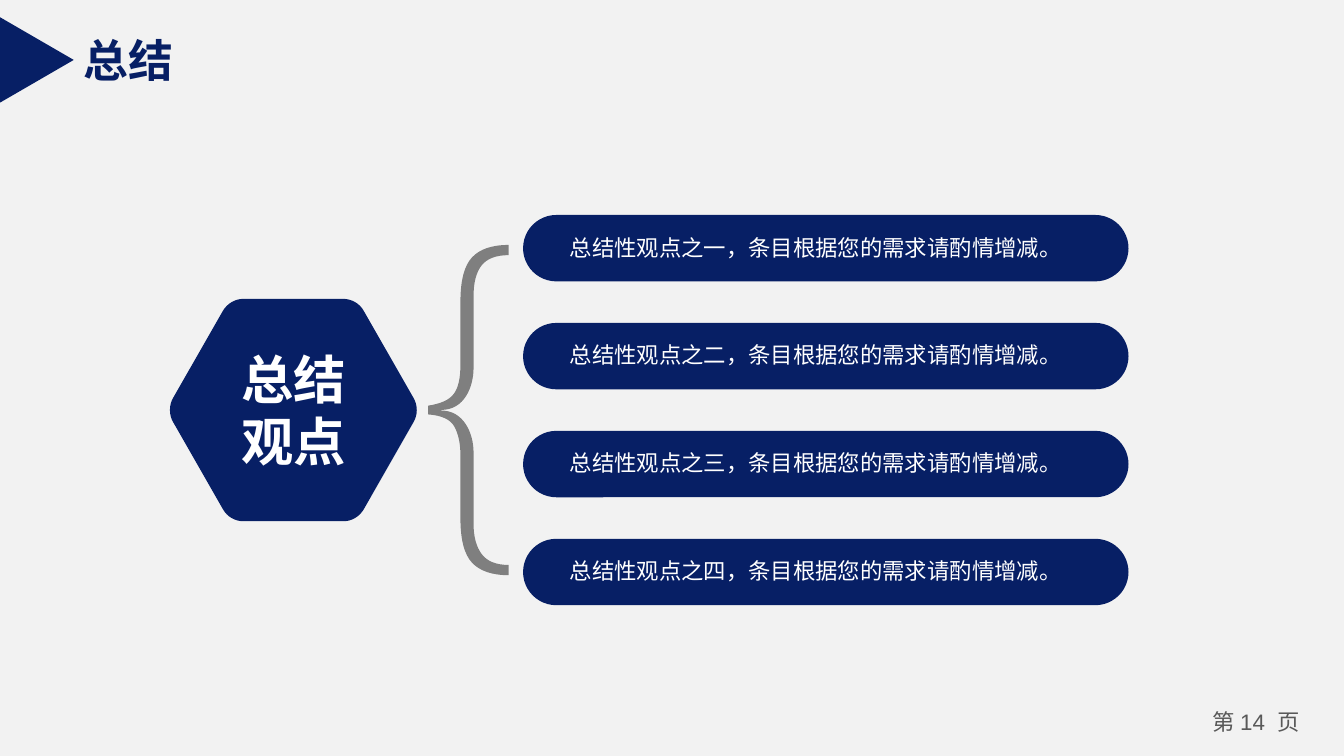
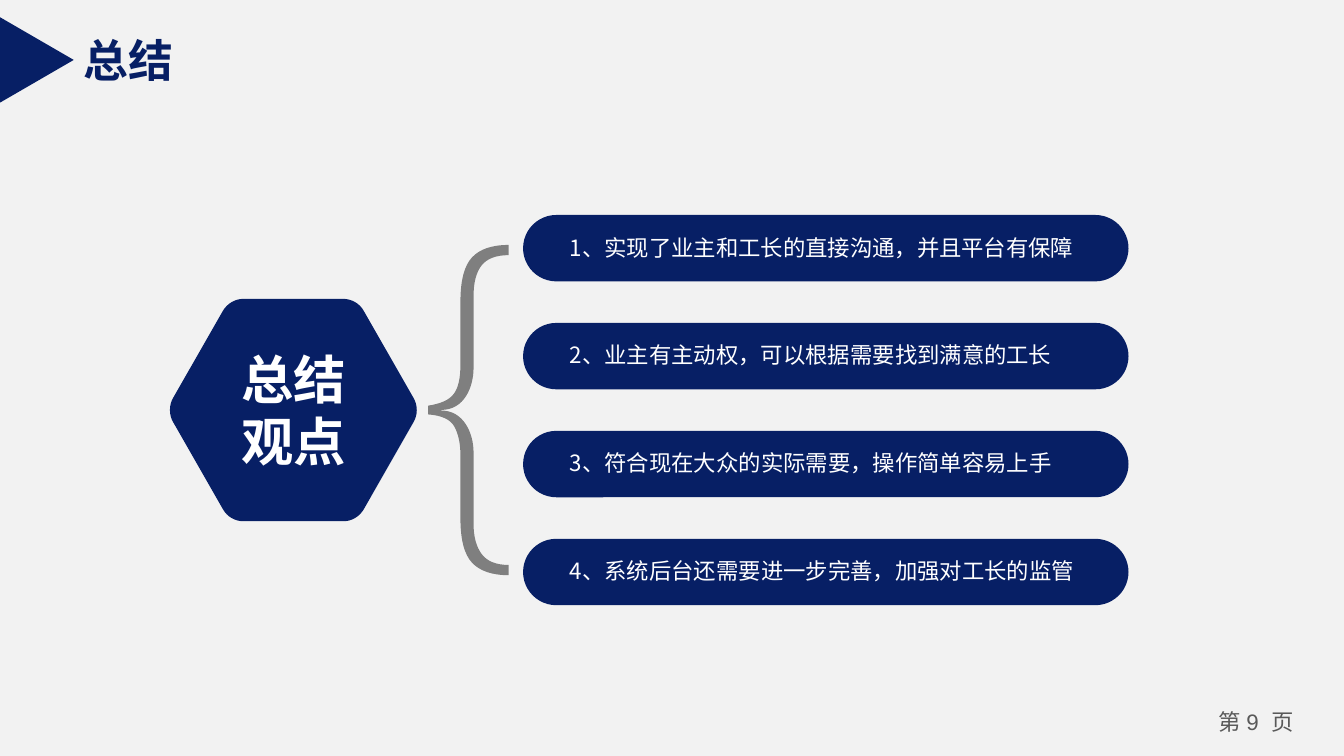
Before and after one commit to 19802358620/Course, a slide deck: slide 9 of 演示ppt/诚信工长装修平台的设计与实现.pptx (slide 14 before the commit). Drawn at 1344x756 pixels with LibreOffice and Linux fonts; fonts in the diff are those of the drawing. Boxes give left, top, right and bottom in pixels: in the first picture for what was removed or moved away, otherwise in the second. Text is boxed around its words. In the diff, an @@ line names an element or a change of style, - is before the commit and + after.

```diff
--- a/演示ppt/诚信工长装修平台的设计与实现.pptx
+++ b/演示ppt/诚信工长装修平台的设计与实现.pptx
@@ text at [570,237,1073,259]: text changed @@
-总结性观点之一，条目根据您的需求请酌情增减。
+1、实现了业主和工长的直接沟通，并且平台有保障
@@ text at [570,344,1051,366]: text changed @@
-总结性观点之二，条目根据您的需求请酌情增减。
+2、业主有主动权，可以根据需要找到满意的工长
@@ text at [570,452,1052,474]: text changed @@
-总结性观点之三，条目根据您的需求请酌情增减。
+3、符合现在大众的实际需要，操作简单容易上手
@@ text at [570,560,1074,582]: text changed @@
-总结性观点之四，条目根据您的需求请酌情增减。
+4、系统后台还需要进一步完善，加强对工长的监管
@@ page number at [1219,711,1293,732]: text changed @@
-第 14 页
+第 9 页
```
Also in this commit, not shown: 4 other slides changed, 1 slide added, 6 slides removed, 33 other files.
